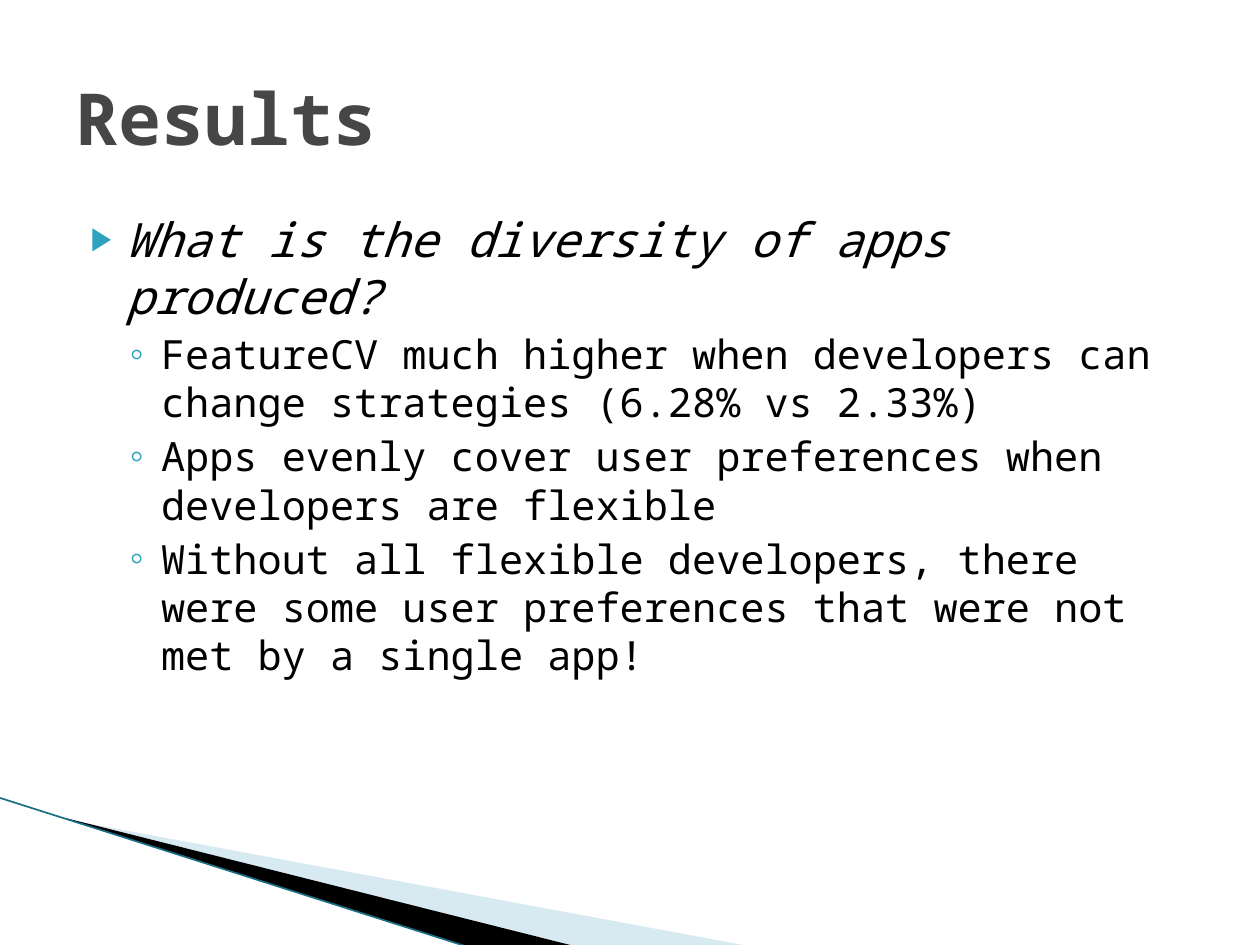
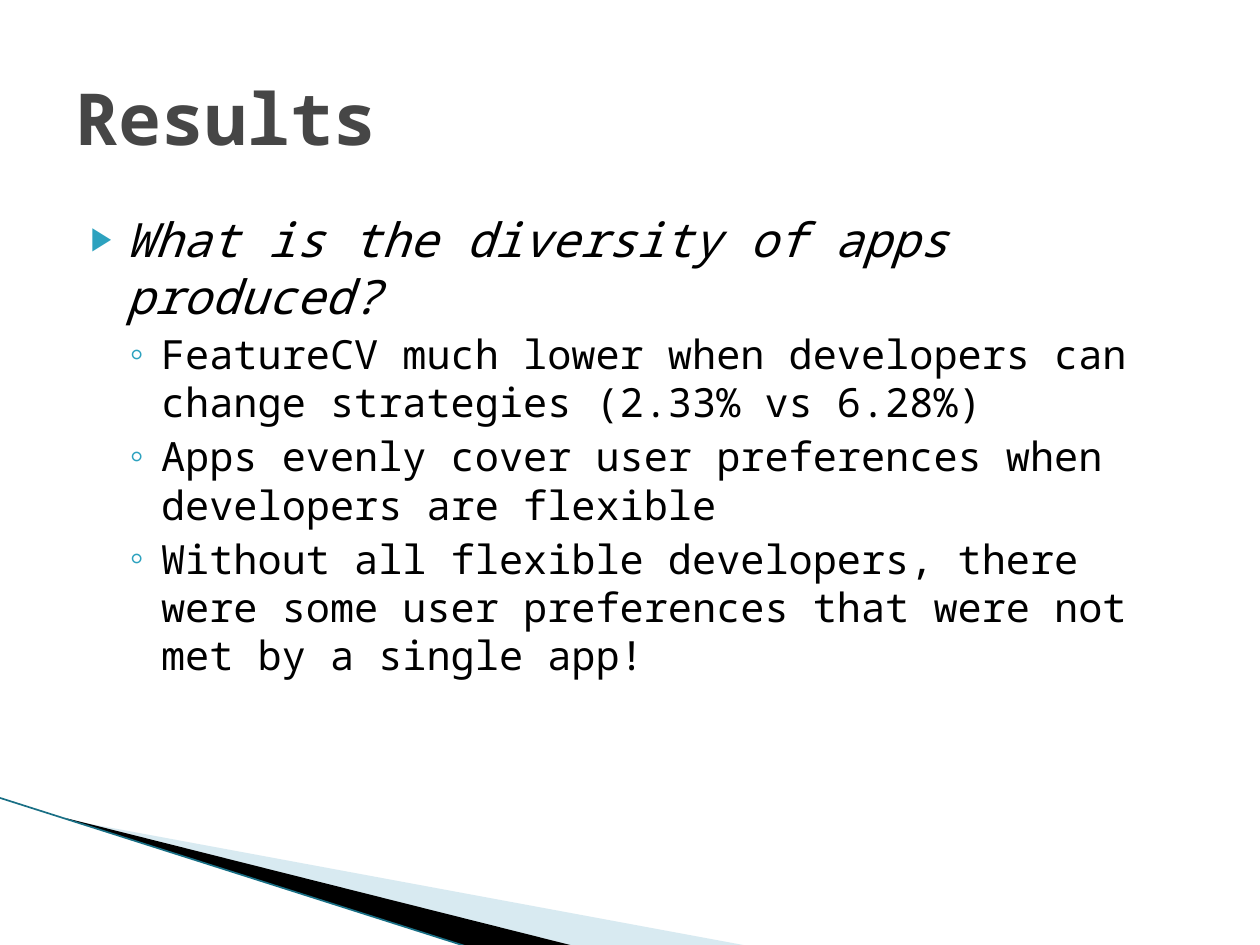
Before and after one commit to vfasburg/cse_848, a slide deck: slide 18 of paper/848_Paper_Presentation_Fasburg_Thomas.pptx (slide 17 before the commit). Drawn at 1260x945 pixels with LibreOffice and Linux fonts; fonts in the diff are those of the drawing; background and template pictures are left out. Boxes give left, top, right and bottom in pixels: in the first picture for what was removed or moved away, otherwise in the second. Text is boxed around its words. In the diff, an @@ line names an element or a change of style, - is before the commit and + after.

Commit message:
Final updates to presentation

```diff
--- a/paper/848_Paper_Presentation_Fasburg_Thomas.pptx
+++ b/paper/848_Paper_Presentation_Fasburg_Thomas.pptx
@@ text at (161,338,1126,427): text changed @@
-  ◦ FeatureCV much higher when developers can change strategies (6.28% vs 2.33%)
+  ◦ FeatureCV much lower when developers can change strategies (2.33% vs 6.28%)
```
Also in this commit, not shown: 1 slide added.
